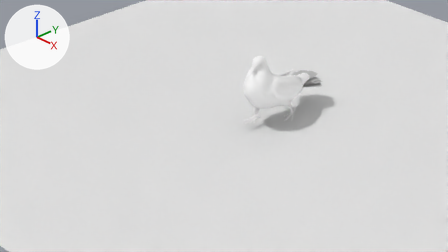
Before and after pictures for a commit that changed the Blender file pigeon_move.blend.
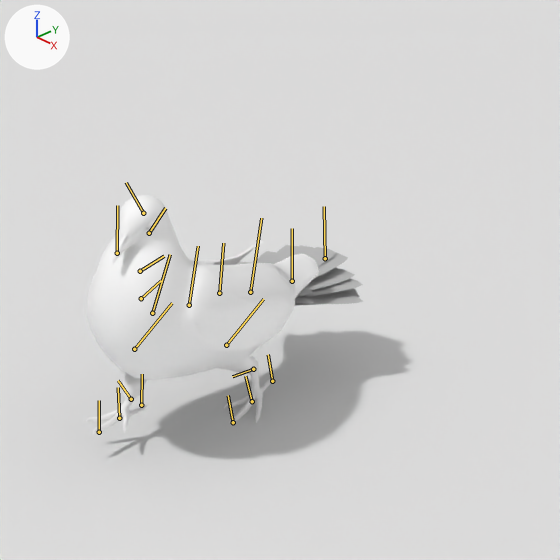
There are two pictures of each version: one from the file's camera 'Camera', one close up on the part from 49% to 85% of the width and 0% to 64% of the height. The axes (+X, +Y, +Z) are drawn at upper left. The lights are the same throughout. Both versions are drawn at frame 15 of the action 'Pigeon-evilAction.001'; the numbers are the values there. The bones that bend it are drawn over the model as lines in the close-ups.
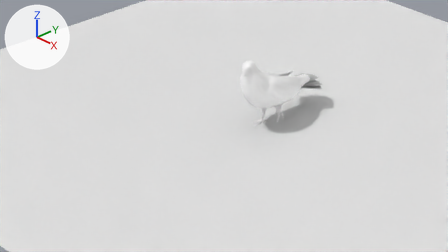
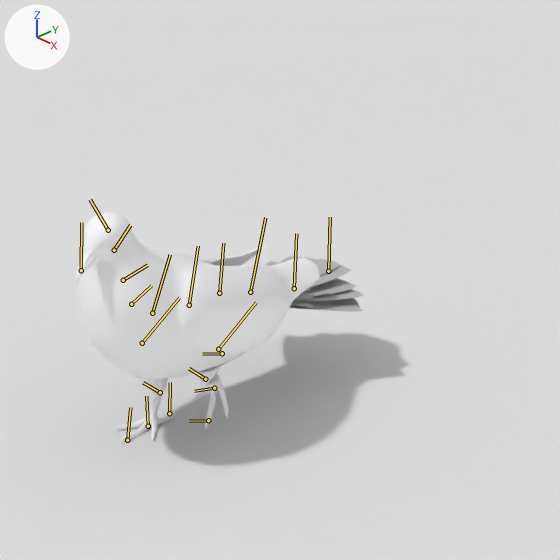
What the commit changed:
Bone 'joint4' (bone_joint4) moves from (-0.005, 0.02, 0.0) to (-0.002, 0.007, 0.0).
Bone 'joint5' (bone_joint5) moves from (-0.002, 0.005, 0.0) to (-0.001, -0.005, 0.0).
Bone 'joint6' (bone_joint6) moves from (-0.01, 0.01, 0.0) to (0.005, -0.01, 0.0).
Bone 'joint17' (bone_joint17) moves from (-0.003, -0.01, 0.0) to (0.0, 0.0, 0.0).
Bone 'right_leg' (bone_right_leg) moves from (0.01, 0.03, 0.0) to (0.0, 0.0, 0.0).
Bone 'right_leg' (bone_right_leg) turns from (0, 0, 15) to (0, 0, 0) degrees about its own x, y and z.
Bone 'joint14' (bone_joint14) moves from (-0.005, 0.01, 0.0) to (0.0, 0.0, 0.0).
Bone 'joint14' (bone_joint14) turns from (0, 0, -15) to (0, 0, 0) degrees about its own x, y and z.
Bone 'joint12' (bone_joint12) moves from (0.02, 0.04, 0.0) to (0.015, 0.03, 0.0).
Bone 'left_leg' (bone_left_leg) moves from (-0.025, -0.015, 0.0) to (-0.002, 0.04, 0.0).
Bone 'left_leg' (bone_left_leg) turns from (0, 0, -30) to (0, 0, 0) degrees about its own x, y and z.
Bone 'joint14.001' (bone_joint14_001) moves from (0.0, 0.0, 0.0) to (-0.03, 0.01, 0.0).
Bone 'joint14.001' (bone_joint14_001) turns from (0, 0, 15) to (0, 0, -70) degrees about its own x, y and z.
Bone 'joint9' (bone_joint9) turns from (0, 2, 5) to (0, 0, 0) degrees about its own x, y and z.

Changed parts and their boxes [x1, y1, x2, y2] in the close-ups (560 x 560 px):
'polySurface5', posed
    before: [86, 195, 363, 434]
    after: [76, 212, 363, 442]
bone 'joint4', root to tip
    before: (141, 298) to (161, 280)
    after: (131, 304) to (151, 285)
bone 'joint5', root to tip
    before: (140, 271) to (164, 256)
    after: (123, 280) to (147, 265)
bone 'joint6', root to tip
    before: (149, 233) to (165, 208)
    after: (114, 250) to (130, 225)
bone 'joint17', root to tip
    before: (134, 349) to (172, 303)
    after: (142, 343) to (179, 297)
bone 'right_leg', root to tip
    before: (131, 399) to (118, 380)
    after: (160, 392) to (143, 382)
bone 'joint14', root to tip
    before: (119, 418) to (118, 387)
    after: (148, 426) to (146, 396)
bone 'joint12', root to tip
    before: (226, 345) to (263, 299)
    after: (218, 349) to (256, 302)
bone 'left_leg', root to tip
    before: (253, 369) to (232, 376)
    after: (205, 379) to (189, 368)
bone 'joint14.001', root to tip
    before: (252, 401) to (245, 376)
    after: (214, 388) to (194, 391)
bone 'joint9', root to tip
    before: (250, 292) to (261, 218)
    after: (250, 292) to (265, 217)
